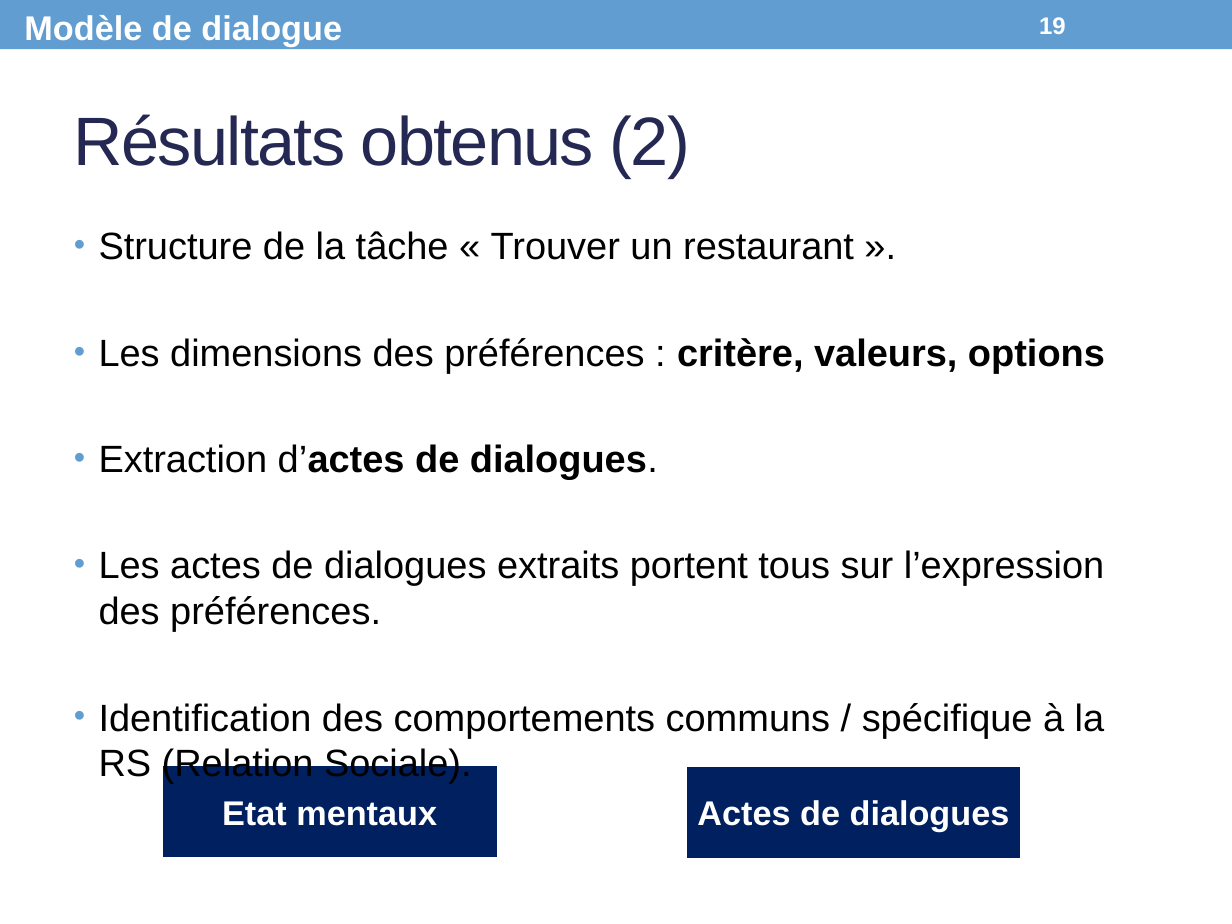
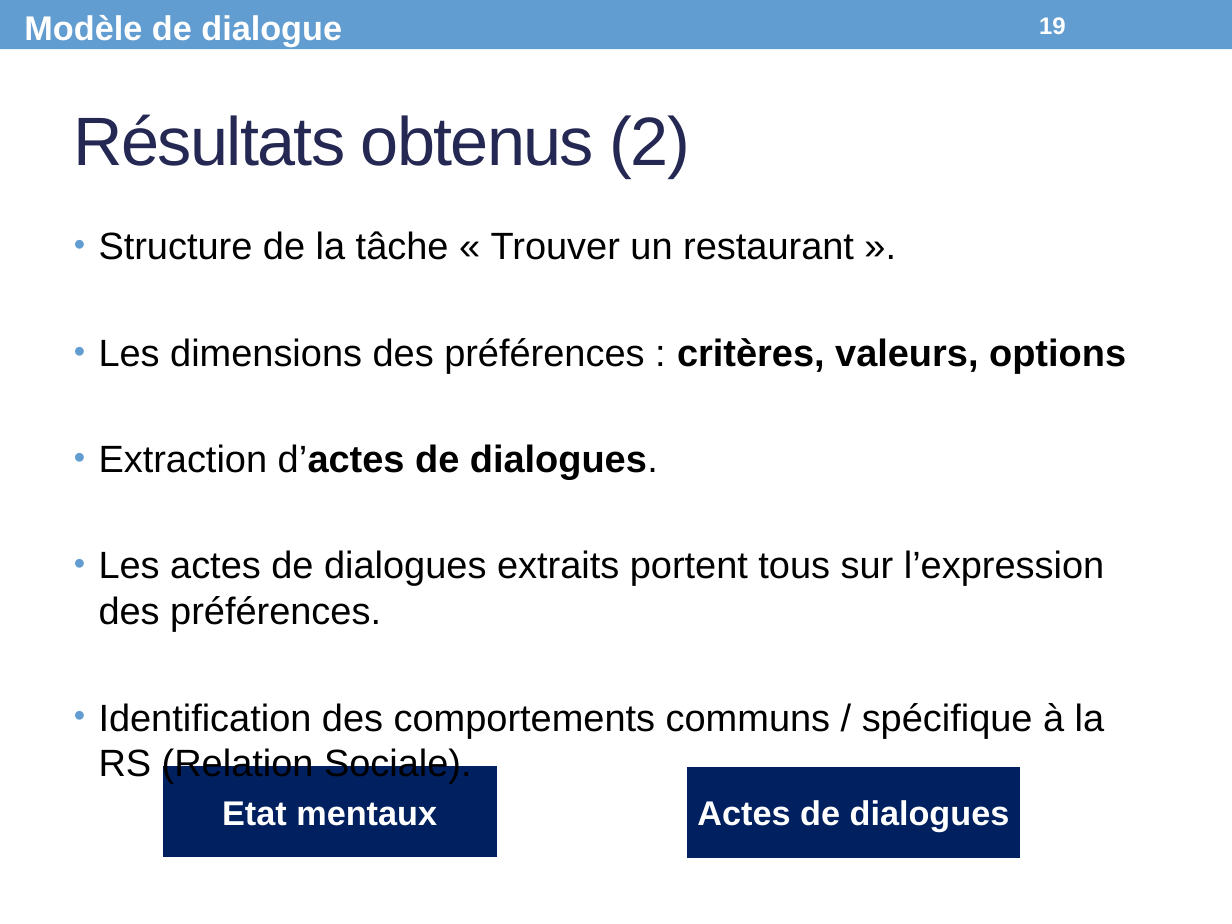
Before and after one commit to Olydia/Discolog, a slide deck: slide 19 of papers/Presentations/CPU_Presentation.pptx. Drawn at 1232x924 pixels with LibreOffice and Linux fonts; fonts in the diff are those of the drawing. Boxes give left, top, right and bottom in pixels: in the first picture for what was removed or moved away, otherwise in the second. Text is boxed around its words. In the diff, an @@ line names an element or a change of style, - is before the commit and + after.

```diff
--- a/papers/Presentations/CPU_Presentation.pptx
+++ b/papers/Presentations/CPU_Presentation.pptx
@@ text at <box>99,338,1126,373</box>: text changed @@
-• Les dimensions des préférences : critère, valeurs, options
+• Les dimensions des préférences : critères, valeurs, options
```
Also in this commit, not shown: 11 other slides changed.
